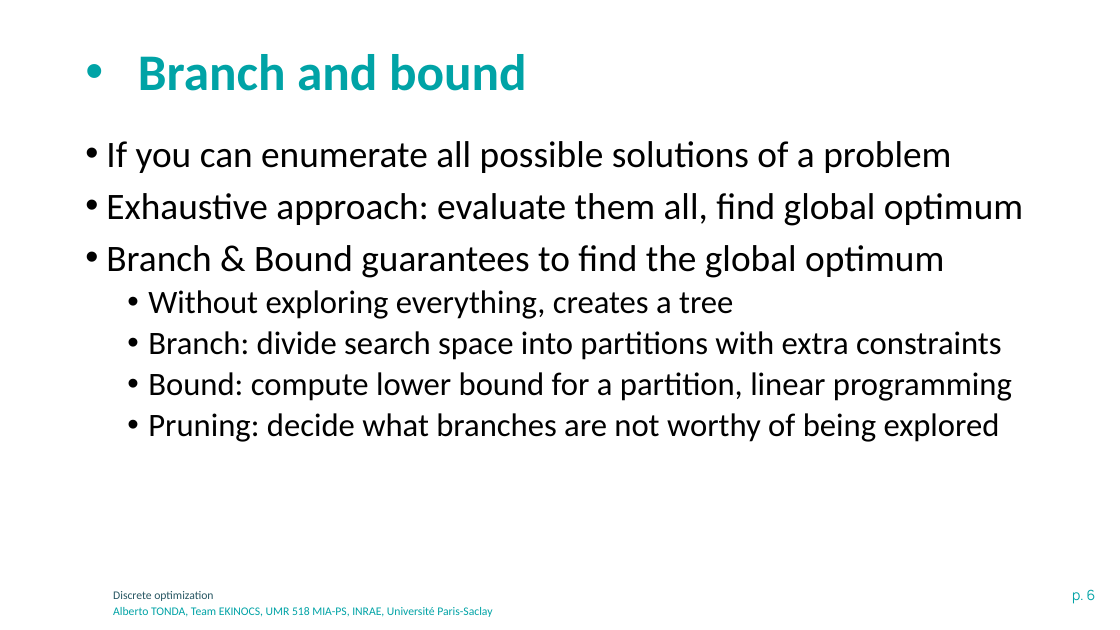
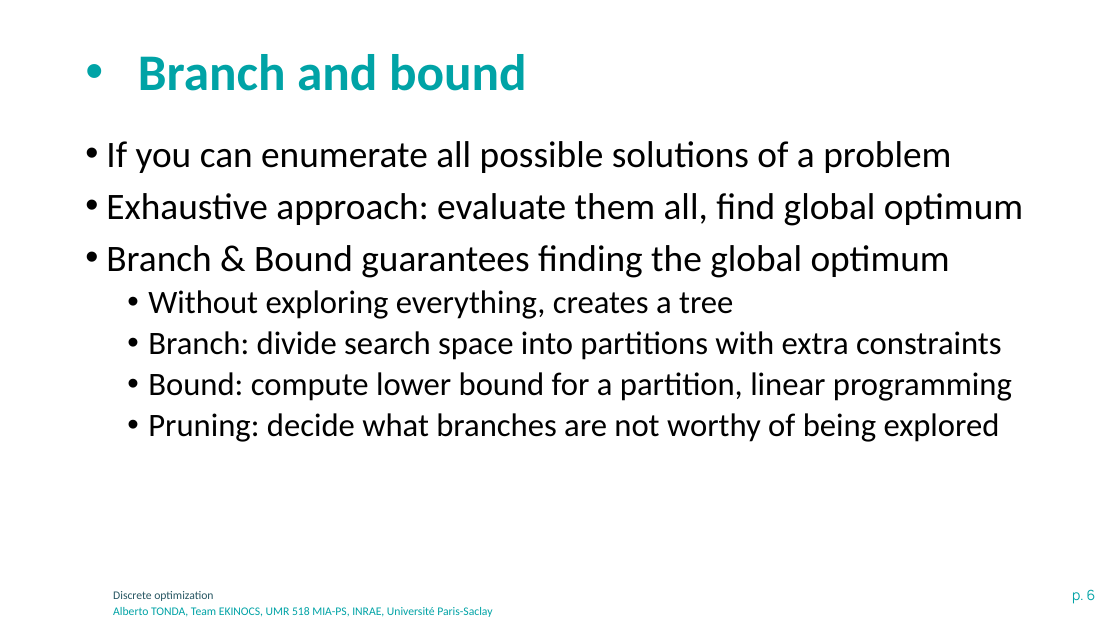
Before and after one commit to albertotonda/teaching, a slide deck: slide 6 of optimization-methods-for-artificial-intelligence/optimization-discrete.pptx. Drawn at 1120x630 pixels with LibreOffice and Linux fonts; fonts in the diff are those of the drawing; background and template pictures are left out. Boxes give left, top, right and bottom in pixels: in the first picture for what was removed or moved away, otherwise in the second. Text is boxed around its words. In the diff, an @@ line names an element or a change of style, - is before the commit and + after.

```diff
--- a/optimization-methods-for-artificial-intelligence/optimization-discrete.pptx
+++ b/optimization-methods-for-artificial-intelligence/optimization-discrete.pptx
@@ text at <box>106,245,950,278</box>: text changed @@
-• Branch & Bound guarantees to find the global optimum
+• Branch & Bound guarantees finding the global optimum
```
Also in this commit, not shown: 2 other slides changed, 6 slides added, 14 other files.
